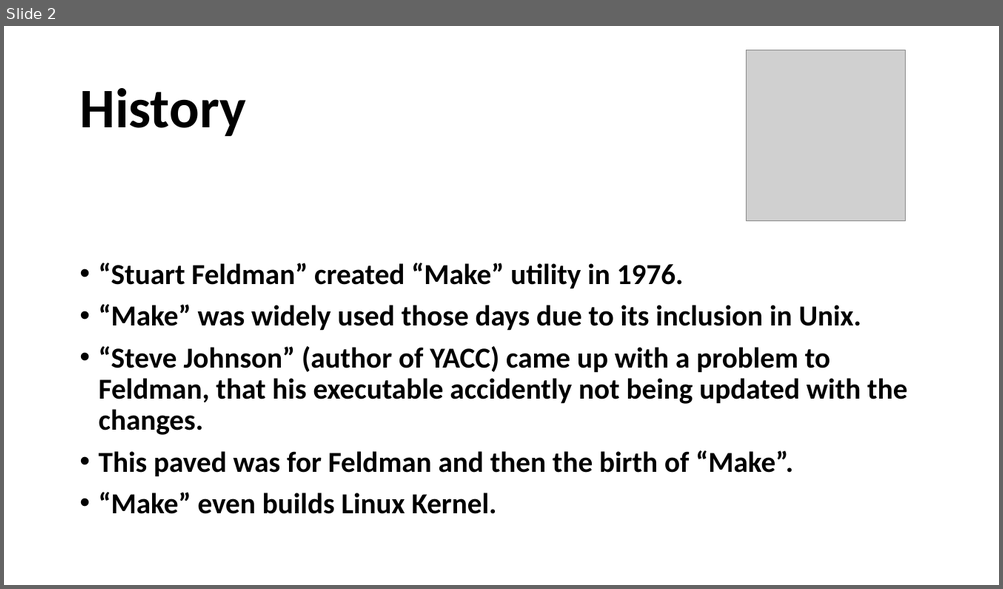
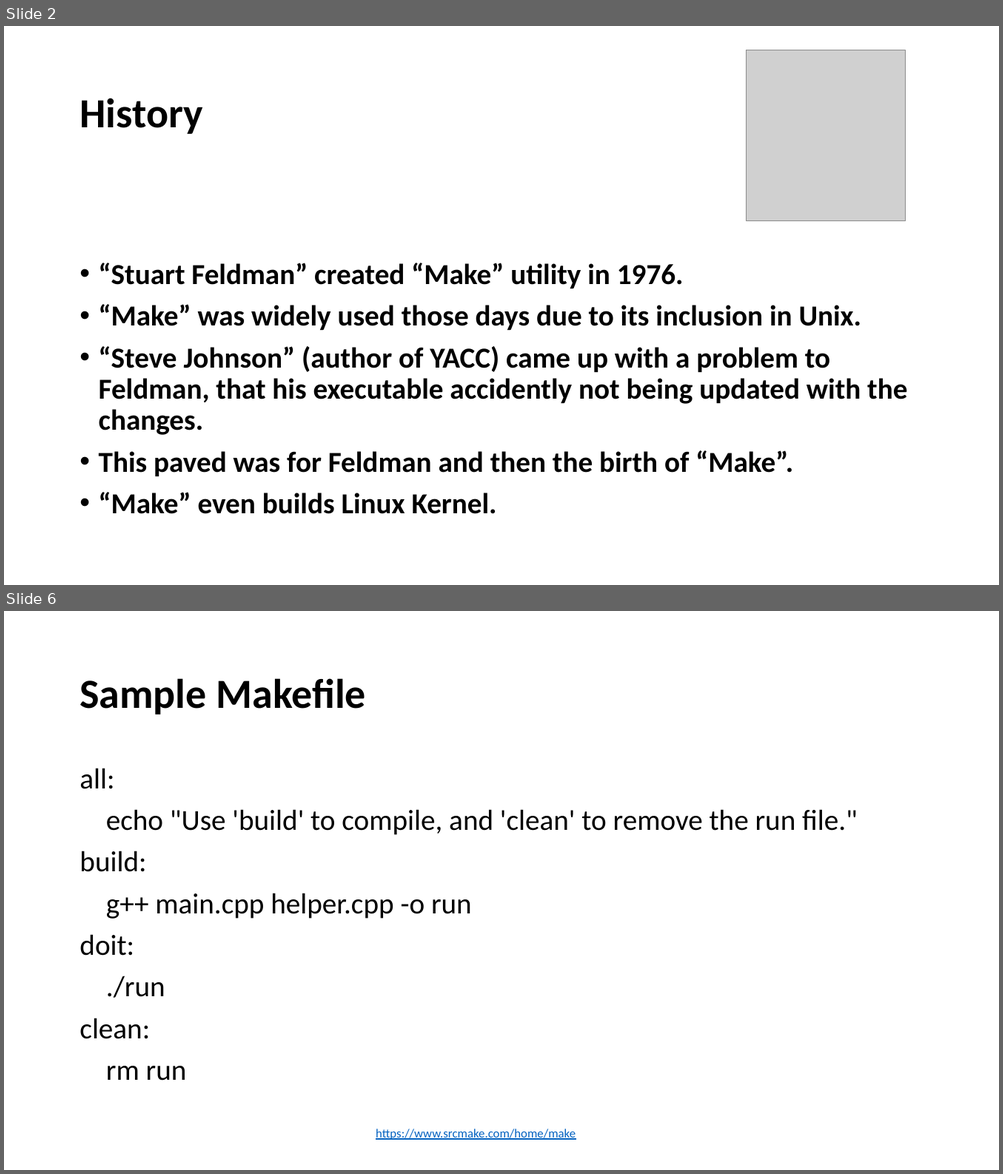
Before and after one commit to Ananddgithub/Make, a slide deck: make_build.pptx. Shown one above the other, each under a label of ours: slide 2 before the commit, slides 2 and 6 after it; the slides between them are not shown. The pictures are 1003x589 and 1003x1174 pixels, drawn with LibreOffice and Linux fonts; fonts in the diff are those of the drawing; grey boxes stand for pictures. Boxes give left, top, right and bottom in pixels: in the first picture for what was removed or moved away, otherwise in the second. Text is boxed around its words. In the diff, an @@ line names an element or a change of style, - is before the commit and + after.

```diff
--- a/make_build.pptx
+++ b/make_build.pptx
@@ slide 6 added at (4, 611, 999, 1170), background #FFFFFF @@
@@ title added at (79, 678, 366, 715), 40 pt, text #000000, bold @@
+Sample Makefile
@@ text added at (79, 768, 857, 1081), 28 pt, text #000000 @@
+all:
+echo "Use 'build' to compile, and 'clean' to remove the run file."
+build:
+g++ main.cpp helper.cpp -o run
+doit:
+./run
+clean:
+rm run
@@ text added at (375, 1129, 575, 1140), 12 pt, text #0563C1, underline @@
+https://www.srcmake.com/home/make
@@ slide 2 changed as well @@
@@ title "History" at (79, 98, 202, 134): size 54 to 40 pt @@
```
Also in this commit, not shown: 1 other slide changed, 3 other slides added, 1 slide removed, 8 other files.
